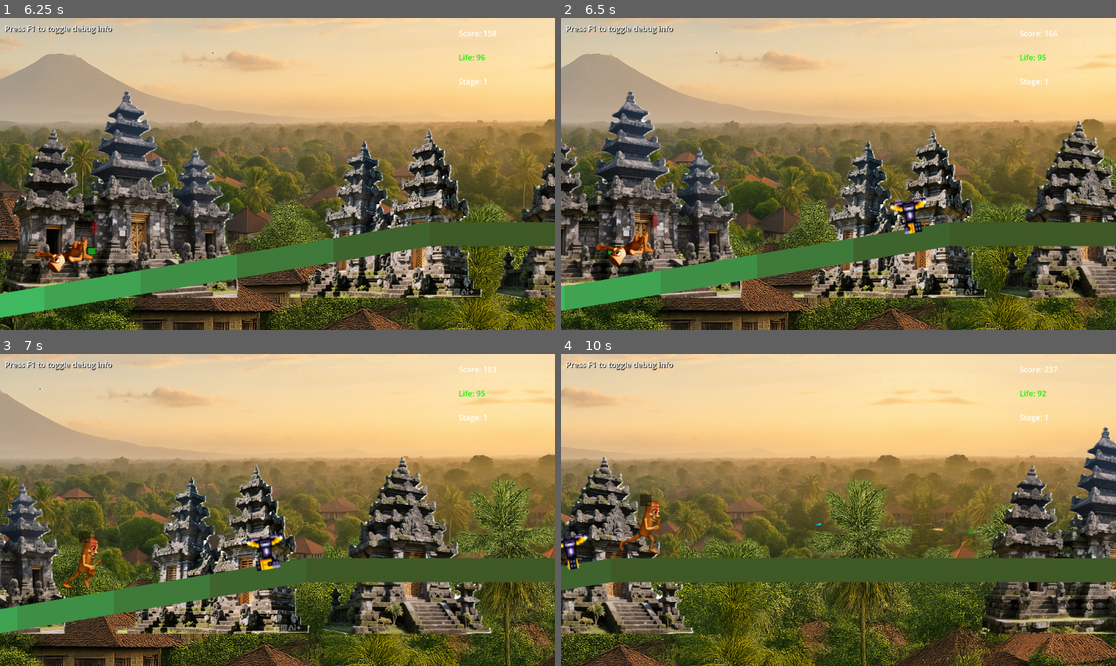
Above: before the commit, frames 1-4 (two rows, left to right).
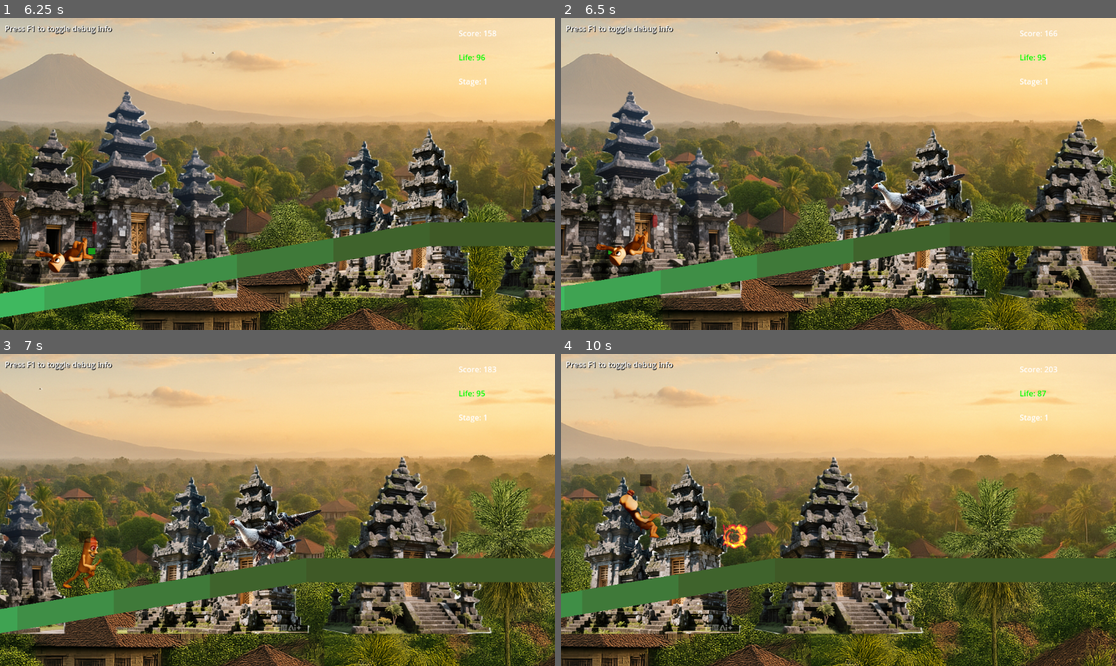
Above: after the commit, the same moments.

Repository: DeweyHur/meme_runner
Game: Godot game, scene res://scenes/MainMenu.tscn
Two runs of this game, one before a commit and one after it. Both use one fixed random seed, a clock stepped at 60 frames per second and the inputs below.
Inputs (mouse positions are in pixels of both pictures, inside the frame that each line leads up to):
- Up to frame 1 (6.25 s): click "Start Game" at 0.5 s; click "Next" at 1.25 s; tap Space (jump) at 2, 2.27, 2.75, 3.02, 3.5, 4.25, 4.52, 5.27, 6.02 s; move the mouse to (399, 158) at 2.02 s; move the mouse to (166, 189) at 2.77 s; move the mouse to (333, 105) at 3.52 s; hold Left (ui_left) 3.53-4.28 s; move the mouse to (249, 236) at 4.27 s; tap F at 5, 5.75 s; move the mouse to (444, 220) at 5.02 s; move the mouse to (111, 127) at 5.77 s; hold Down (ui_down) from 5.78 s (still down)
- Up to frame 2 (6.5 s): keep holding Down (ui_down)
- Up to frame 3 (7 s): move the mouse to (305, 510) at 6.52 s; release Down (ui_down) at 6.53 s
- Up to frame 4 (10 s): move the mouse to (755, 432) at 7.27 s; hold Left (ui_left) 7.28-8.78 s; tap Space (jump) at 7.52, 8.27, 9.02 s; move the mouse to (960, 494) at 8.02 s; move the mouse to (727, 525) at 8.77 s; move the mouse to (894, 441) at 9.52 s

Frame 1 is identical in both runs. In frame 2, 1.2% of the frame differs, in the area x 53-73%, y 49-70%; in frame 3, 1.2%; in frame 4, 46%, in the area x 0-100%, y 0-100%.

Commit message:
'bombargino'

Diff:
--- a/Enemies/Turret/turret.tscn
+++ b/Enemies/Turret/turret.tscn
@@ -1,67 +1,31 @@
-[gd_scene load_steps=11 format=3 uid="uid://dp4eet13bkkd8"]
+[gd_scene load_steps=5 format=3 uid="uid://dp4eet13bkkd8"]
 
-[ext_resource type="Texture2D" uid="uid://1d0k5mdn4ksa" path="res://Enemies/Turret/turret-preview.png" id="1_eq3y1"]
 [ext_resource type="Script" uid="uid://b8dfyquw1qwra" path="res://Enemies/Turret/turret.gd" id="1_script"]
-
-[sub_resource type="AtlasTexture" id="AtlasTexture_v58w0"]
-atlas = ExtResource("1_eq3y1")
-region = Rect2(0, 0, 25, 23)
-
-[sub_resource type="AtlasTexture" id="AtlasTexture_1emir"]
-atlas = ExtResource("1_eq3y1")
-region = Rect2(25, 0, 25, 23)
-
-[sub_resource type="AtlasTexture" id="AtlasTexture_pktrd"]
-atlas = ExtResource("1_eq3y1")
-region = Rect2(50, 0, 25, 23)
-
-[sub_resource type="AtlasTexture" id="AtlasTexture_ytllq"]
-atlas = ExtResource("1_eq3y1")
-region = Rect2(75, 0, 25, 23)
-
-[sub_resource type="AtlasTexture" id="AtlasTexture_p23le"]
-atlas = ExtResource("1_eq3y1")
-region = Rect2(100, 0, 25, 23)
-
-[sub_resource type="AtlasTexture" id="AtlasTexture_spv7v"]
-atlas = ExtResource("1_eq3y1")
-region = Rect2(125, 0, 25, 23)
+[ext_resource type="Texture2D" uid="uid://cybtr6k4gvtls" path="res://Enemies/Bombini-Gusini-TikTok-Meme-Viral-Trend.png" id="2_uq8os"]
 
 [sub_resource type="SpriteFrames" id="SpriteFrames_lnlfq"]
 animations = [{
 "frames": [{
 "duration": 1.0,
-"texture": SubResource("AtlasTexture_v58w0")
+"texture": ExtResource("2_uq8os")
 }, {
 "duration": 1.0,
-"texture": SubResource("AtlasTexture_1emir")
+"texture": ExtResource("2_uq8os")
 }, {
 "duration": 1.0,
-"texture": SubResource("AtlasTexture_pktrd")
+"texture": ExtResource("2_uq8os")
 }, {
 "duration": 1.0,
-"texture": SubResource("AtlasTexture_ytllq")
+"texture": ExtResource("2_uq8os")
 }, {
 "duration": 1.0,
-"texture": SubResource("AtlasTexture_p23le")
+"texture": ExtResource("2_uq8os")
 }, {
 "duration": 1.0,
-"texture": SubResource("AtlasTexture_p23le")
+"texture": ExtResource("2_uq8os")
 }, {
 "duration": 1.0,
-"texture": SubResource("AtlasTexture_ytllq")
-}, {
-"duration": 1.0,
-"texture": SubResource("AtlasTexture_pktrd")
-}, {
-"duration": 1.0,
-"texture": SubResource("AtlasTexture_1emir")
-}, {
-"duration": 1.0,
-"texture": SubResource("AtlasTexture_spv7v")
-}, {
-"duration": 1.0,
-"texture": SubResource("AtlasTexture_spv7v")
+"texture": ExtResource("2_uq8os")
 }],
 "loop": true,
 "name": &"default",
@@ -69,6 +33,7 @@
 }]
 
 [sub_resource type="RectangleShape2D" id="RectangleShape2D_1"]
+size = Vector2(51.6667, 32.6667)
 
 [node name="Turret" type="Area2D"]
 scale = Vector2(3, 3)
@@ -76,9 +41,11 @@
 script = ExtResource("1_script")
 
 [node name="AnimatedSprite2D" type="AnimatedSprite2D" parent="."]
+scale = Vector2(0.05, 0.05)
 sprite_frames = SubResource("SpriteFrames_lnlfq")
 autoplay = "default"
 frame_progress = 0.0560749
 
 [node name="CollisionShape2D" type="CollisionShape2D" parent="."]
+position = Vector2(-0.500001, 2.33333)
 shape = SubResource("RectangleShape2D_1")
--- a/scripts/CharacterSelect.gd
+++ b/scripts/CharacterSelect.gd
@@ -21,13 +21,13 @@
 	{
 		"name": "Tralalero Tralala",
 		"description": "Rich animations with gun variants\nFor experienced players",
-		"scene_path": "res://Player/space-marine.tscn",
+		"scene_path": "res://Player/trallo.tscn",
 		"preview_scene": preload("res://Player/trallo.tscn")
 	},
 	{
 		"name": "Cappucino Assasino",
 		"description": "Rich animations with gun variants\nFor experienced players",
-		"scene_path": "res://Player/space-marine.tscn",
+		"scene_path": "res://Player/trallo.tscn",
 		"preview_scene": preload("res://Player/capuccino.tscn")
 	},
 ]
--- a/scripts/Game.gd
+++ b/scripts/Game.gd
@@ -289,18 +289,18 @@
 	# Spawn turret
 	var turret = turret_scene.instantiate()
 	add_child(turret)
-	turret.global_position = Vector2(spawn_x, ground_info.height - 25)  # Position on ground
+	turret.global_position = Vector2(spawn_x, ground_info.height - 60)  # Position on ground
 
 	# Orient turret orthogonal to ground normal
-	if ground_info.normal != Vector2.ZERO:
-		var ground_angle = ground_info.normal.angle()
-		var turret_rotation = ground_angle + PI/2  # Add 90 degrees to be orthogonal
-		turret.rotation = turret_rotation
-		print("Spawned turret at position: %s with rotation: %.2f° (ground normal: %s)" % [
-			turret.global_position, rad_to_deg(turret_rotation), ground_info.normal
-		])
-	else:
-		print("Spawned turret at position: ", turret.global_position)
+	#if ground_info.normal != Vector2.ZERO:
+		#var ground_angle = ground_info.normal.angle()
+		#var turret_rotation = ground_angle + PI/2  # Add 90 degrees to be orthogonal
+		#turret.rotation = turret_rotation
+		#print("Spawned turret at position: %s with rotation: %.2f° (ground normal: %s)" % [
+			#turret.global_position, rad_to_deg(turret_rotation), ground_info.normal
+		#])
+	#else:
+		#print("Spawned turret at position: ", turret.global_position)
 
 	# Add cleanup timer for turrets
 	var cleanup_timer = Timer.new()
Binary file added: Enemies/Bombini-Gusini-TikTok-Meme-Viral-Trend.png
Not shown, added: Enemies/Bombini-Gusini-TikTok-Meme-Viral-Trend.png.import
Binary file added: Player/Assets/tung_crouch.png
Not shown, added: Player/Assets/tung_crouch.png.import
